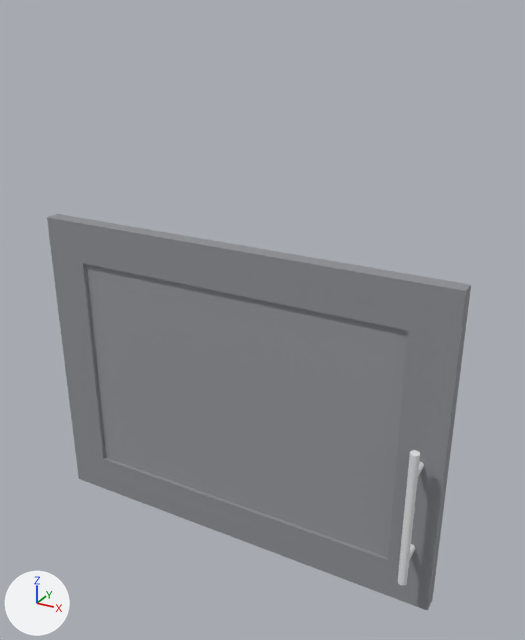
The glTF model 2026-161-C209-Te-kjokken/sim/dor_K1.glb as it was, and as the next commit left it.
The view is the same before and after, from a 50 mm lens placed at (809.0, -748.0, 2645.0), pointed at (387.0, 19.0, 2261.0). The axes (+X, +Y, +Z) are drawn at lower left. The lights are the same throughout. The picture after the commit comes second.
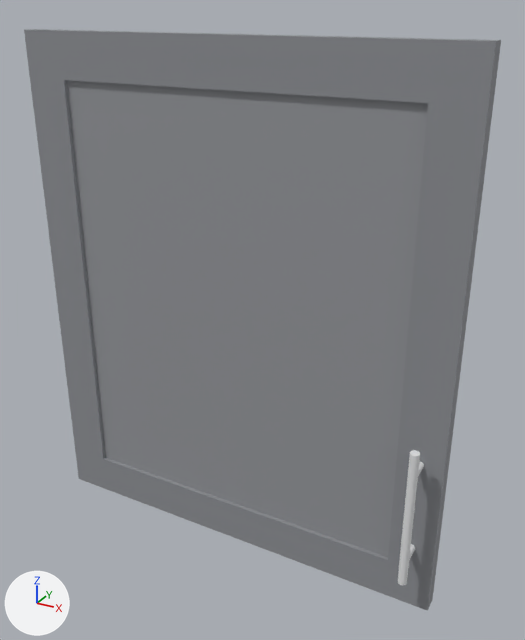
The newer file is also turned or shifted as a whole; pictures and numbers use the older file's frame.

The change, as a diff of the scene's bpy script:
```diff
--- a/2026-161-C209-Te-kjokken/sim/dor_K1.glb.py
+++ b/2026-161-C209-Te-kjokken/sim/dor_K1.glb.py
@@ me_mesh_0 @@
 # used by ob_mesh_0; location = (0.0, 0.0, 0.0)
-me_mesh_0.from_pydata(...)  # 146 vertices, 276 faces; spans x 42.0..648.0, y -35.0..22.0, z 1902.0..2358.0
+me_mesh_0.from_pydata(...)  # 146 vertices, 276 faces; spans x 42.0..648.0, y -35.0..22.0, z 1902.0..2610.0
+# me_mesh_0 part 1
+# 16 vertices are removed from x 42.0..648.0, y 0.0..22.0, z 2298.0..2358.0
+# 52 faces are deleted
+# 8 vertices are added at x 102.0..588.0, y 0.0..22.0, z 2550.0
+# 8 new vertices lie (0.0, 0.0, 708.0) away from vertices in x 42.0..648.0, y 0.0..22.0, z 1902.0
+# 32 new faces join them, mat_eik_heltre_ncs (grey #8e9095)
+# 10 new faces join them, mat_kjop_stal (white #e5e6e7)
+# 10 new faces join them, mat_eik12_ncs (grey #95979b)
 me_mesh_0.materials.append(mat_eik12_ncs)
```

Where the change shows, as pixel boxes (x1, y1, x2, y2) in the pictures (525 x 640 px):
'Mesh_0', reshaped (12% wider, 46% taller): before (47, 214, 471, 611); after (24, 29, 501, 611)
